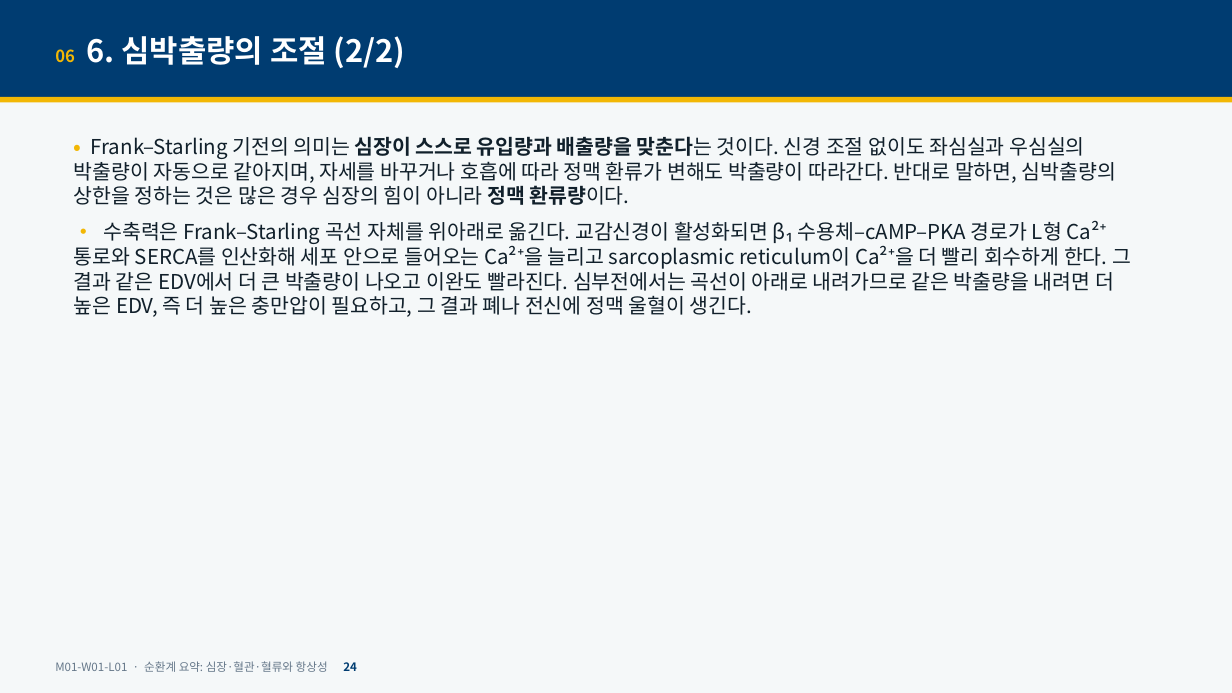
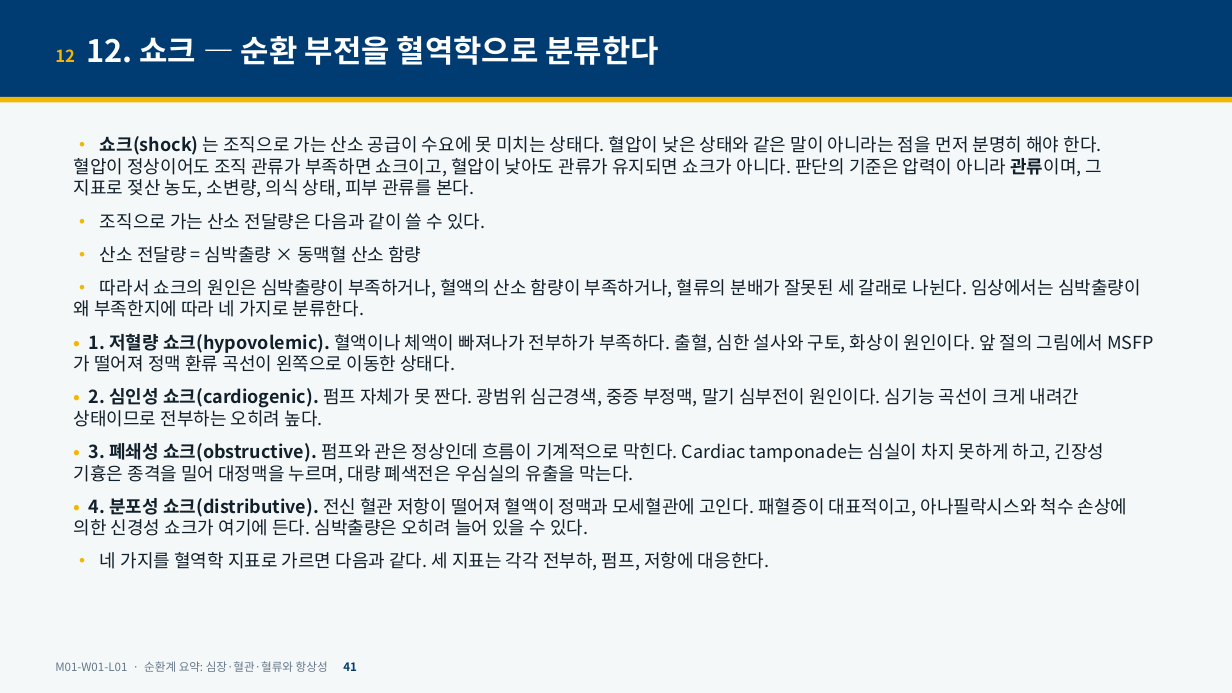
Before and after one commit to hoperiasd2/hoperiasd2.github.io, a slide deck: slide 41 of curriculum/M01/W01/L01/slides.pptx (slide 24 before the commit). Drawn at 1232x693 pixels with LibreOffice and Linux fonts; fonts in the diff are those of the drawing. Boxes give left, top, right and bottom in pixels: in the first picture for what was removed or moved away, otherwise in the second. Text is boxed around its words. In the diff, an @@ line names an element or a change of style, - is before the commit and + after.

```diff
--- a/curriculum/M01/W01/L01/slides.pptx
+++ b/curriculum/M01/W01/L01/slides.pptx
@@ text at [55,36,658,65]: text changed @@
-06 6. 심박출량의 조절 (2/2)
+12 12. 쇼크 — 순환 부전을 혈역학으로 분류한다
@@ text at [74,136,1141,571]: text changed; size 16 to 14 pt @@
-• Frank–Starling 기전의 의미는 심장이 스스로 유입량과 배출량을 맞춘다는 것이다. 신경 조절 없이도 좌심실과 우심실의 박출량이 자동으로 같아지며, 자세를 바꾸거나 호흡에 따라 정맥 환류가 변해도 박출량이 따라간다. 반대로 말하면, 심박출량의 상한을 정하는 것은 많은 경우 심장의 힘이 아니라 정맥 환류량이다.
-• 수축력은 Frank–Starling 곡선 자체를 위아래로 옮긴다. 교감신경이 활성화되면 β₁ 수용체–cAMP–PKA 경로가 L형 Ca²⁺ 통로와 SERCA를 인산화해 세포 안으로 들어오는 Ca²⁺을 늘리고 sarcoplasmic reticulum이 Ca²⁺을 더 빨리 회수하게 한다. 그 결과 같은 EDV에서 더 큰 박출량이 나오고 이완도 빨라진다. 심부전에서는 곡선이 아래로 내려가므로 같은 박출량을 내려면 더 높은 EDV, 즉 더 높은 충만압이 필요하고, 그 결과 폐나 전신에 정맥 울혈이 생긴다.
+• 쇼크(shock) 는 조직으로 가는 산소 공급이 수요에 못 미치는 상태다. 혈압이 낮은 상태와 같은 말이 아니라는 점을 먼저 분명히 해야 한다. 혈압이 정상이어도 조직 관류가 부족하면 쇼크이고, 혈압이 낮아도 관류가 유지되면 쇼크가 아니다. 판단의 기준은 압력이 아니라 관류이며, 그 지표로 젖산 농도, 소변량, 의식 상태, 피부 관류를 본다.
+• 조직으로 가는 산소 전달량은 다음과 같이 쓸 수 있다.
+• 산소 전달량 = 심박출량 × 동맥혈 산소 함량
+• 따라서 쇼크의 원인은 심박출량이 부족하거나, 혈액의 산소 함량이 부족하거나, 혈류의 분배가 잘못된 세 갈래로 나뉜다. 임상에서는 심박출량이 왜 부족한지에 따라 네 가지로 분류한다.
+• 1. 저혈량 쇼크(hypovolemic). 혈액이나 체액이 빠져나가 전부하가 부족하다. 출혈, 심한 설사와 구토, 화상이 원인이다. 앞 절의 그림에서 MSFP가 떨어져 정맥 환류 곡선이 왼쪽으로 이동한 상태다.
+• 2. 심인성 쇼크(cardiogenic). 펌프 자체가 못 짠다. 광범위 심근경색, 중증 부정맥, 말기 심부전이 원인이다. 심기능 곡선이 크게 내려간 상태이므로 전부하는 오히려 높다.
+• 3. 폐쇄성 쇼크(obstructive). 펌프와 관은 정상인데 흐름이 기계적으로 막힌다. Cardiac tamponade는 심실이 차지 못하게 하고, 긴장성 기흉은 종격을 밀어 대정맥을 누르며, 대량 폐색전은 우심실의 유출을 막는다.
+• 4. 분포성 쇼크(distributive). 전신 혈관 저항이 떨어져 혈액이 정맥과 모세혈관에 고인다. 패혈증이 대표적이고, 아나필락시스와 척수 손상에 의한 신경성 쇼크가 여기에 든다. 심박출량은 오히려 늘어 있을 수 있다.
+• 네 가지를 혈역학 지표로 가르면 다음과 같다. 세 지표는 각각 전부하, 펌프, 저항에 대응한다.
@@ text at [55,661,357,672]: text changed @@
-M01-W01-L01 · 순환계 요약: 심장·혈관·혈류와 항상성 24
+M01-W01-L01 · 순환계 요약: 심장·혈관·혈류와 항상성 41
```
Also in this commit, not shown: 44 other slides changed, 12 slides added, 9 other files.
